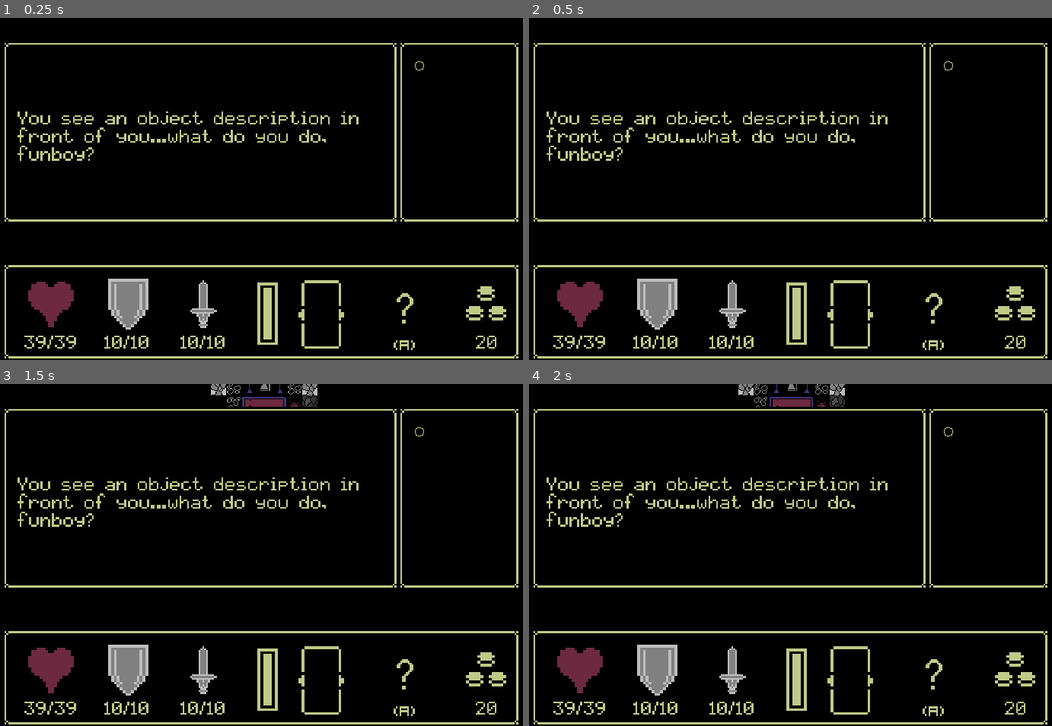
Above: before the commit, frames 1-4 (two rows, left to right).
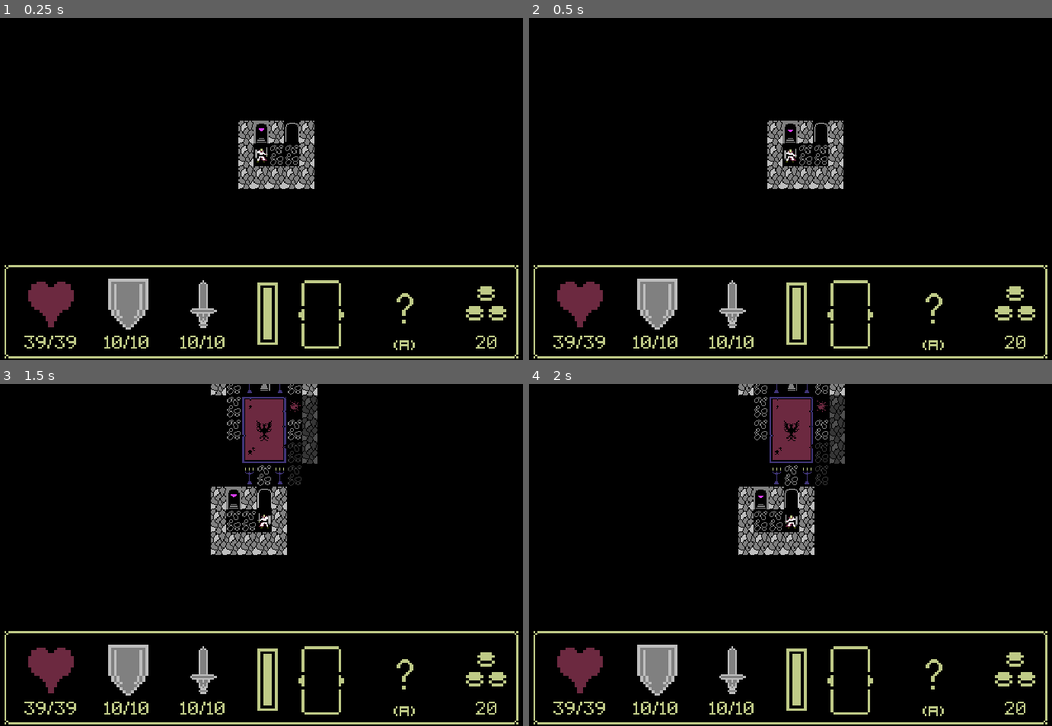
Above: after the commit, the same moments.

Repository: ChrisGlenn/tdaci
Game: Godot game, scene res://Scenes/LevelOne/level_one.tscn
Same seed, same stepped clock (60 frames per second), same inputs: the game is played once before the commit and once after it.
Inputs:
- Up to frame 1 (0.25 s): no input
- Up to frame 2 (0.5 s): no input
- Up to frame 3 (1.5 s): tap Enter at 0.5 s; hold Right (ci_RIGHT) 0.53-1.28 s; tap Space (ci_A) at 0.6 s; hold Down (ci_DOWN) from 1.28 s (still down); tap Ctrl (ci_B) at 1.35 s
- Up to frame 4 (2 s): keep holding Down (ci_DOWN)

The runs differ from the first frame. In frame 1, 4.7% of the frame differs, in the area x 0-100%, y 7-60%; in frame 2, 4.7%; in frame 3, 6.6%, in the area x 0-100%, y 6-60%; in frame 4, 6.5%.

Commit message:
9/19/2024 AFTERNOON

Diff:
--- a/JSON/objects.json
+++ b/JSON/objects.json
@@ -0,0 +1,6 @@
+{
+    "001" : {"id": 0,"name": "NULL","desc": "NULL NULL NULL NULL"},
+    "002" : {"id": 1,"name": "Wood Door_A Closed","desc": "A closed wooden door stands before you..."},
+    "003" : {"id": 2,"name": "Wood Door_A Open","desc": "The wooden door in front of you is open."},
+    "004" : {"id": 3,"name": "Wood Door_A Broken","desc": "The broken remains of a wooden door are before you."}
+}
--- a/Scenes/Battleground/battleground.gd
+++ b/Scenes/Battleground/battleground.gd
@@ -6,13 +6,13 @@
 
 
 func _ready() -> void:
-    RNG.randomize() # seed random
-    if Globals.battle_background_dynamic:
-        # RANDOM BACKGROUND - get a random number from 0 to background child size (-1) then set that background to visible
-        var background_index = RNG.randi_range(0,BACKGROUND.get_child_count()) # get the background number
-        var background = BACKGROUND.get_child(background_index)
-        background.visible = true # display the random background
-    else:
-        # STATIC BACKGROUND - get the index from the Global file and set that background to visible
-        var background = BACKGROUND.get_child(Globals.battle_static_background)
-        background.visible = true # set the background to visible
+	RNG.randomize() # seed random
+	if Globals.battle_background_dynamic:
+		# RANDOM BACKGROUND - get a random number from 0 to background child size (-1) then set that background to visible
+		var background_index = RNG.randi_range(0,BACKGROUND.get_child_count()) # get the background number
+		var background = BACKGROUND.get_child(background_index)
+		background.visible = true # display the random background
+	else:
+		# STATIC BACKGROUND - get the index from the Global file and set that background to visible
+		var background = BACKGROUND.get_child(Globals.battle_static_background)
+		background.visible = true # set the background to visible
--- a/Scenes/Interaction/Door/door.gd
+++ b/Scenes/Interaction/Door/door.gd
@@ -17,6 +17,11 @@
 
 
 func _ready():
+	# load the door configuration from the Globals data IF it exists and if not then save the configuration
+	if Globals.level_doors.size() > 0:
+		for n in Globals.level_doors.size():
+			if Globals.level_doors[n].values()["id"] == door_id:
+				pass
 	if current_tilemap:
 		# get the current position
 		var door_position = current_tilemap.local_to_map(global_position)
--- a/Scenes/Menus/MainMenu/main_menu.tscn
+++ b/Scenes/Menus/MainMenu/main_menu.tscn
@@ -1,7 +1,7 @@
 [gd_scene load_steps=3 format=3 uid="uid://dx13wwuc4fjvp"]
 
 [ext_resource type="PackedScene" uid="uid://mya5ck4t3umk" path="res://Scenes/UI/HUD/hud.tscn" id="1_pc68o"]
-[ext_resource type="Texture2D" uid="uid://d0qfnr10dkox3" path="res://Sprites/UI/main_menu.png" id="2_rqs2o"]
+[ext_resource type="Texture2D" uid="uid://d0qfnr10dkox3" path="res://Sprites/Main_Menu/main_menu.png" id="2_rqs2o"]
 
 [node name="Main_Menu" type="Node2D"]
 
--- a/Scenes/UI/HUD/hud.gd
+++ b/Scenes/UI/HUD/hud.gd
@@ -3,6 +3,7 @@
 # the heads up display for the game
 # will differ in the information that it displays depending on the character class
 # HUD state scenes
+# fighter
 @onready var HUD = $HUD
 @onready var HEART_SPRITE = $HUD/Fighter/Health_Bar
 @onready var HEART_LABEL = $HUD/Fighter/Health_Label
@@ -14,6 +15,7 @@
 @onready var HEALTH_LABEL = $HUD/Fighter/Health_Label
 @onready var HEALTH_BAR = $HUD/Fighter/Health_Bar
 @onready var F_GOLD_LABEL = $HUD/Fighter/Gold_Label
+# hud
 # variables
 
 
@@ -42,15 +44,8 @@
 	icon_update()
 
 func _process(_delta):
-	# CHECK THE HUD_STATE AND DISPLAY THE ACTIVE HUD
-	if Globals.HUD_STATE == "HUD":
-		# hide the non-active elements
-		# update the icons for the player's avatar
-		icon_update() # update the hud
-	elif Globals.HUD_STATE == "DIALOGUE":
-		pass
-	elif Globals.HUD_STATE == "INTERACTION":
-		pass
+	# update the icons for the player's avatar
+	icon_update() # update the hud
 
 
 func icon_update():
--- a/Scenes/UI/HUD/hud.tscn
+++ b/Scenes/UI/HUD/hud.tscn
@@ -1,11 +1,10 @@
-[gd_scene load_steps=17 format=3 uid="uid://mya5ck4t3umk"]
+[gd_scene load_steps=13 format=3 uid="uid://mya5ck4t3umk"]
 
 [ext_resource type="Script" path="res://Scenes/UI/HUD/hud.gd" id="1_qe802"]
 [ext_resource type="Texture2D" uid="uid://dnfui6i23nh1v" path="res://Sprites/UI/HUD_Icons_Clear.png" id="3_ntm6g"]
 [ext_resource type="FontFile" uid="uid://dcbyalkyecj3i" path="res://Fonts/pixelmix.ttf" id="4_x7ddr"]
 [ext_resource type="Texture2D" uid="uid://cpmtm4hyhw1yh" path="res://Sprites/Enviornment_Props.png" id="5_kp07b"]
 [ext_resource type="FontFile" uid="uid://c3jg7lm3yxi7q" path="res://Fonts/5x5 MT Pixel.ttf" id="5_xwf8j"]
-[ext_resource type="Texture2D" uid="uid://bm5wcn8t8p4kr" path="res://Sprites/UI/Selectors.png" id="7_4q8ji"]
 [ext_resource type="PackedScene" uid="uid://cax0kv3jxjlwc" path="res://Scenes/UI/UI_NinePatch/ui_nine_patch.tscn" id="7_agajc"]
 
 [sub_resource type="StyleBoxFlat" id="StyleBoxFlat_kt43k"]
@@ -25,28 +24,6 @@
 
 [sub_resource type="StyleBoxFlat" id="StyleBoxFlat_ej3s8"]
 bg_color = Color(0.423529, 0.160784, 0.25098, 1)
-
-[sub_resource type="AtlasTexture" id="AtlasTexture_u2hf0"]
-atlas = ExtResource("7_4q8ji")
-region = Rect2(16, 0, 16, 16)
-
-[sub_resource type="AtlasTexture" id="AtlasTexture_06lhk"]
-atlas = ExtResource("7_4q8ji")
-region = Rect2(0, 0, 16, 16)
-
-[sub_resource type="SpriteFrames" id="SpriteFrames_87tde"]
-animations = [{
-"frames": [{
-"duration": 1.0,
-"texture": SubResource("AtlasTexture_u2hf0")
-}, {
-"duration": 1.0,
-"texture": SubResource("AtlasTexture_06lhk")
-}],
-"loop": true,
-"name": &"default",
-"speed": 0.0
-}]
 
 [node name="HUD" type="CanvasLayer"]
 script = ExtResource("1_qe802")
@@ -230,34 +207,3 @@
 theme_override_font_sizes/font_size = 10
 text = "(A)"
 horizontal_alignment = 1
-
-[node name="DIALOGUE" type="Node2D" parent="."]
-
-[node name="INTERACTION" type="Node2D" parent="."]
-
-[node name="Interaction_Bkgrnd" parent="INTERACTION" instance=ExtResource("7_agajc")]
-offset_left = 48.0
-offset_top = 24.0
-offset_right = 464.0
-offset_bottom = 216.0
-
-[node name="Choice_Bkgrnd" parent="INTERACTION" instance=ExtResource("7_agajc")]
-offset_left = 464.0
-offset_top = 24.0
-offset_right = 592.0
-offset_bottom = 216.0
-
-[node name="Object_Desc" type="Label" parent="INTERACTION"]
-offset_left = 64.0
-offset_top = 96.0
-offset_right = 448.0
-offset_bottom = 192.0
-theme_override_colors/font_color = Color(0.74902, 0.792157, 0.529412, 1)
-theme_override_fonts/font = ExtResource("4_x7ddr")
-theme_override_font_sizes/font_size = 16
-text = "You see an object description in front of you...what do you do, funboy?"
-autowrap_mode = 3
-
-[node name="Object_Selector_One" type="AnimatedSprite2D" parent="INTERACTION"]
-position = Vector2(486, 48)
-sprite_frames = SubResource("SpriteFrames_87tde")
--- /dev/null
+++ b/Scenes/UI/Interaction/interaction.gd
@@ -0,0 +1,9 @@
+extends Node2D
+# INTERACTION SCRIPT
+# This HUD element is instanced whenever the player talks or interacts with an NPC or object.
+# Dialogue/interaction choices will be listed along with an image of what the player is interacting with.
+var description_text : Array = [] # holds the descriptions (Strings)
+var choices : Array = [] # holds the choices (Strings)
+var description_pos : int = 0 # the current description_text array position
+var choices_pos : int = 0 # the current choices array position
+var can_select : bool = true # used pause choice selector iteration from player
--- /dev/null
+++ b/Scenes/UI/Interaction/interaction.tscn
@@ -0,0 +1,187 @@
+[gd_scene load_steps=12 format=3 uid="uid://rslpfmamperk"]
+
+[ext_resource type="PackedScene" uid="uid://cax0kv3jxjlwc" path="res://Scenes/UI/UI_NinePatch/ui_nine_patch.tscn" id="1_1ilud"]
+[ext_resource type="Script" path="res://Scenes/UI/Interaction/interaction.gd" id="1_x460k"]
+[ext_resource type="Texture2D" uid="uid://bmkuke6wi2ate" path="res://Sprites/UI/Interaction_HUD.png" id="2_pc14b"]
+[ext_resource type="FontFile" uid="uid://dcbyalkyecj3i" path="res://Fonts/pixelmix.ttf" id="3_khlba"]
+[ext_resource type="Texture2D" uid="uid://bm5wcn8t8p4kr" path="res://Sprites/UI/Selectors.png" id="4_l1856"]
+
+[sub_resource type="AtlasTexture" id="AtlasTexture_07djp"]
+atlas = ExtResource("2_pc14b")
+region = Rect2(0, 0, 176, 24)
+
+[sub_resource type="AtlasTexture" id="AtlasTexture_7no3g"]
+atlas = ExtResource("2_pc14b")
+region = Rect2(0, 24, 176, 24)
+
+[sub_resource type="SpriteFrames" id="SpriteFrames_3mhqi"]
+animations = [{
+"frames": [{
+"duration": 1.0,
+"texture": SubResource("AtlasTexture_07djp")
+}, {
+"duration": 1.0,
+"texture": SubResource("AtlasTexture_7no3g")
+}],
+"loop": true,
+"name": &"default",
+"speed": 0.0
+}]
+
+[sub_resource type="AtlasTexture" id="AtlasTexture_u2hf0"]
+atlas = ExtResource("4_l1856")
+region = Rect2(16, 0, 16, 16)
+
+[sub_resource type="AtlasTexture" id="AtlasTexture_06lhk"]
+atlas = ExtResource("4_l1856")
+region = Rect2(0, 0, 16, 16)
+
+[sub_resource type="SpriteFrames" id="SpriteFrames_i8qn2"]
+animations = [{
+"frames": [{
+"duration": 1.0,
+"texture": SubResource("AtlasTexture_u2hf0")
+}, {
+"duration": 1.0,
+"texture": SubResource("AtlasTexture_06lhk")
+}],
+"loop": true,
+"name": &"default",
+"speed": 0.0
+}]
+
+[node name="Interaction" type="Node2D"]
+z_index = 10
+script = ExtResource("1_x460k")
+
+[node name="Interaction_Bkgrnd" parent="." instance=ExtResource("1_1ilud")]
+offset_left = 48.0
+offset_top = 24.0
+offset_right = 464.0
+offset_bottom = 216.0
+
+[node name="Choice_Bkgrnd" parent="." instance=ExtResource("1_1ilud")]
+offset_left = 464.0
+offset_top = 24.0
+offset_right = 592.0
+offset_bottom = 216.0
+
+[node name="Object_Sprite" type="AnimatedSprite2D" parent="."]
+position = Vector2(80, 37)
+scale = Vector2(2, 2)
+sprite_frames = SubResource("SpriteFrames_3mhqi")
+centered = false
+
+[node name="Object_Desc" type="Label" parent="."]
+offset_left = 64.0
+offset_top = 102.0
+offset_right = 448.0
+offset_bottom = 198.0
+theme_override_colors/font_color = Color(0.74902, 0.792157, 0.529412, 1)
+theme_override_fonts/font = ExtResource("3_khlba")
+theme_override_font_sizes/font_size = 16
+text = "You see an object description in front of you...what do you do, funboy?"
+autowrap_mode = 3
+
+[node name="Selector_Nodes" type="Node2D" parent="."]
+
+[node name="Object_Selector_One" type="AnimatedSprite2D" parent="Selector_Nodes"]
+position = Vector2(478, 45)
+sprite_frames = SubResource("SpriteFrames_i8qn2")
+
+[node name="Object_Selector_Two" type="AnimatedSprite2D" parent="Selector_Nodes"]
+position = Vector2(478, 69)
+sprite_frames = SubResource("SpriteFrames_i8qn2")
+
+[node name="Object_Selector_Three" type="AnimatedSprite2D" parent="Selector_Nodes"]
+position = Vector2(478, 93)
+sprite_frames = SubResource("SpriteFrames_i8qn2")
+
+[node name="Object_Selector_Four" type="AnimatedSprite2D" parent="Selector_Nodes"]
+position = Vector2(478, 117)
+sprite_frames = SubResource("SpriteFrames_i8qn2")
+
+[node name="Object_Selector_Five" type="AnimatedSprite2D" parent="Selector_Nodes"]
+position = Vector2(478, 141)
+sprite_frames = SubResource("SpriteFrames_i8qn2")
+
+[node name="Object_Selector_Six" type="AnimatedSprite2D" parent="Selector_Nodes"]
+position = Vector2(478, 165)
+sprite_frames = SubResource("SpriteFrames_i8qn2")
+
+[node name="Object_Selector_Seven" type="AnimatedSprite2D" parent="Selector_Nodes"]
+position = Vector2(478, 189)
+sprite_frames = SubResource("SpriteFrames_i8qn2")
+
+[node name="Choices" type="Node2D" parent="."]
+
+[node name="Choice_A" type="Label" parent="Choices"]
+offset_left = 487.0
+offset_top = 38.0
+offset_right = 586.0
+offset_bottom = 61.0
+theme_override_colors/font_color = Color(0.74902, 0.792157, 0.529412, 1)
+theme_override_fonts/font = ExtResource("3_khlba")
+theme_override_font_sizes/font_size = 16
+text = "Choice A"
+
+[node name="Choice_B" type="Label" parent="Choices"]
+offset_left = 487.0
+offset_top = 62.0
+offset_right = 586.0
+offset_bottom = 85.0
+theme_override_colors/font_color = Color(0.74902, 0.792157, 0.529412, 1)
+theme_override_fonts/font = ExtResource("3_khlba")
+theme_override_font_sizes/font_size = 16
+text = "Choice B"
+
+[node name="Choice_C" type="Label" parent="Choices"]
+offset_left = 487.0
+offset_top = 86.0
+offset_right = 586.0
+offset_bottom = 109.0
+theme_override_colors/font_color = Color(0.74902, 0.792157, 0.529412, 1)
+theme_override_fonts/font = ExtResource("3_khlba")
+theme_override_font_sizes/font_size = 16
+text = "Choice C
+"
+
+[node name="Choice_D" type="Label" parent="Choices"]
+offset_left = 487.0
+offset_top = 110.0
+offset_right = 586.0
+offset_bottom = 133.0
+theme_override_colors/font_color = Color(0.74902, 0.792157, 0.529412, 1)
+theme_override_fonts/font = ExtResource("3_khlba")
+theme_override_font_sizes/font_size = 16
+text = "Choice D"
+
+[node name="Choice_E" type="Label" parent="Choices"]
+offset_left = 487.0
+offset_top = 134.0
+offset_right = 586.0
+offset_bottom = 157.0
+theme_override_colors/font_color = Color(0.74902, 0.792157, 0.529412, 1)
+theme_override_fonts/font = ExtResource("3_khlba")
+theme_override_font_sizes/font_size = 16
+text = "Choice E"
+
+[node name="Choice_F" type="Label" parent="Choices"]
+offset_left = 487.0
+offset_top = 158.0
+offset_right = 586.0
+offset_bottom = 181.0
+theme_override_colors/font_color = Color(0.74902, 0.792157, 0.529412, 1)
+theme_override_fonts/font = ExtResource("3_khlba")
+theme_override_font_sizes/font_size = 16
+text = "Choice F"
+
+[node name="Choice_G" type="Label" parent="Choices"]
+offset_left = 487.0
+offset_top = 182.0
+offset_right = 586.0
+offset_bottom = 205.0
+theme_override_colors/font_color = Color(0.74902, 0.792157, 0.529412, 1)
+theme_override_fonts/font = ExtResource("3_khlba")
+theme_override_font_sizes/font_size = 16
+text = "Choice G"
--- a/Scripts/globals.gd
+++ b/Scripts/globals.gd
@@ -47,6 +47,7 @@
 var inside_interior : bool = false # tracks if player is inside an interior setting (used for sfx effects)
 
 # level variables
+var cleared_levels : Array = [0,0,0,0] # if 1 then the cooresponding floor has been cleared
 var level_one_discovered_tiles : Dictionary = {} # stores the discovered tiles
 var level_doors : Dictionary = {} # stores the door status for each door on each level
 var level_one_despawn : Array = [] # holds enemies/npcs that should despawn
Binary file changed: Art/Enviornment_Props.aseprite
Binary file added: Art/Interaction_HUD.aseprite
Binary file added: Art/Interaction_HUD_Doors.aseprite
Not shown, changed: Notes/todo.txt
Renamed: Sprites/UI/main_menu.png -> Sprites/Main_Menu/main_menu.png
Not shown, changed: Sprites/Main_Menu/main_menu.png.import
Binary file removed: Sprites/UI/Cursor.png
Not shown, removed: Sprites/UI/Cursor.png.import
Binary file removed: Sprites/UI/HUD.png
Binary file added: Sprites/UI/Interaction_HUD.png
Not shown, changed: Sprites/UI/Interaction_HUD.png.import
